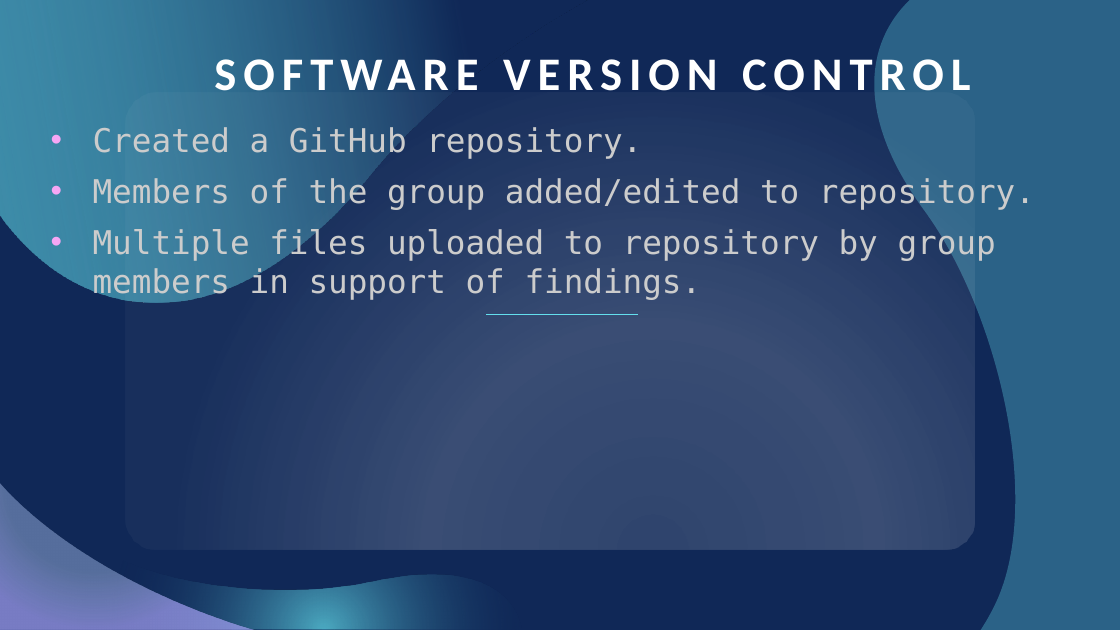
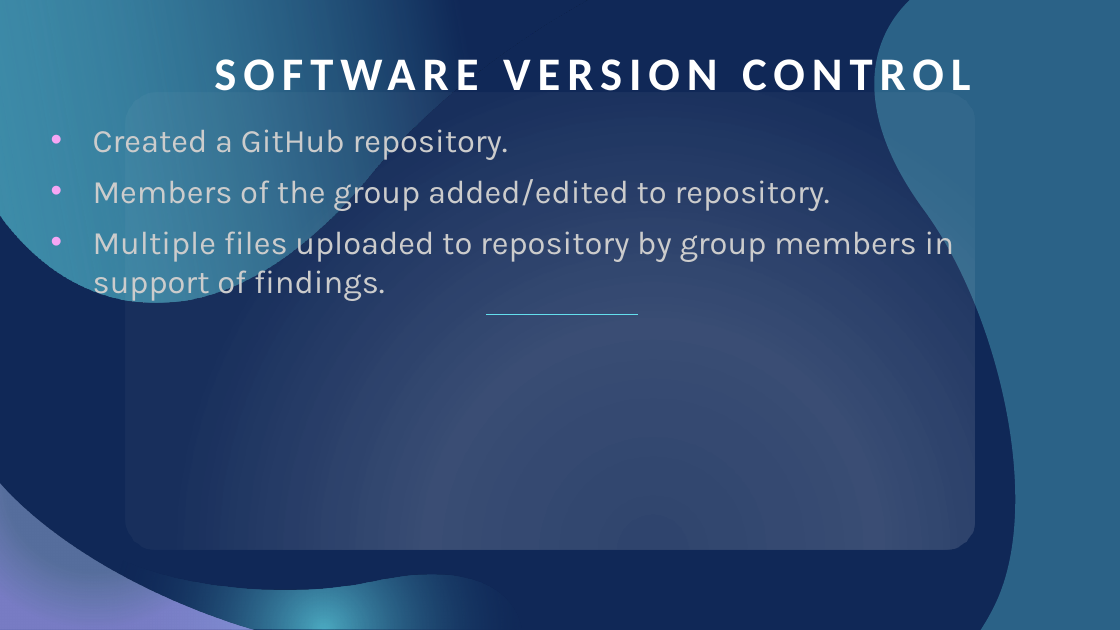
Before and after one commit to itsakcode/healthcare_project, a slide deck: slide 32 of Project_2_Presentation.pptx. Drawn at 1120x630 pixels with LibreOffice and Linux fonts; fonts in the diff are those of the drawing. Boxes give left, top, right and bottom in pixels: in the first picture for what was removed or moved away, otherwise in the second. Text is boxed around its words. In the diff, an @@ line names an element or a change of style, - is before the commit and + after.

Commit message:
Minor Formatting Changes

```diff
--- a/Project_2_Presentation.pptx
+++ b/Project_2_Presentation.pptx
@@ text "Created a GitHub repository." at box(93, 129, 954, 302): font DejaVu Sans Mono to Karla @@
```
Also in this commit, not shown: 10 other slides changed, 2 slides added, 1 slide removed.
